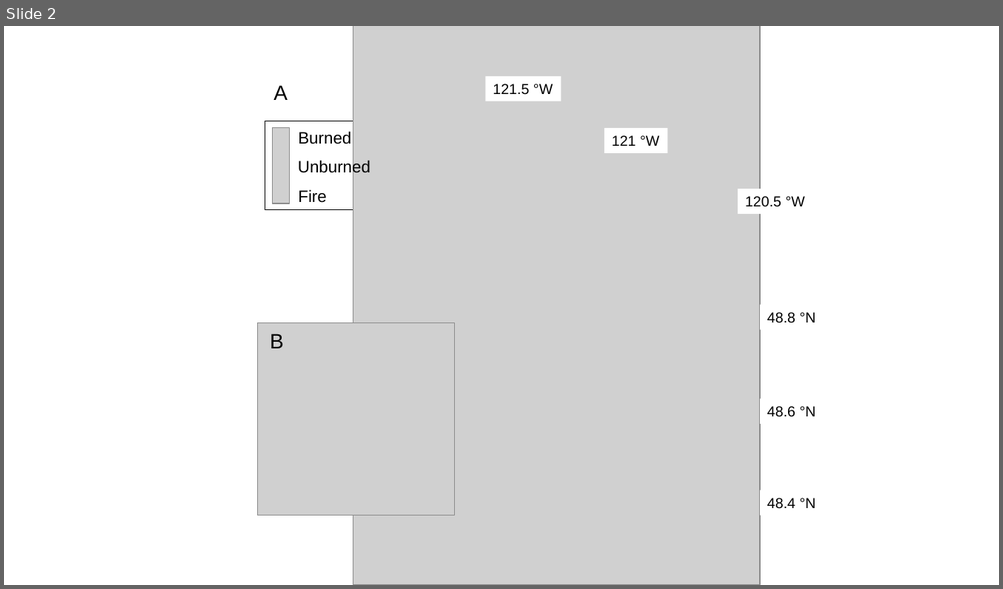
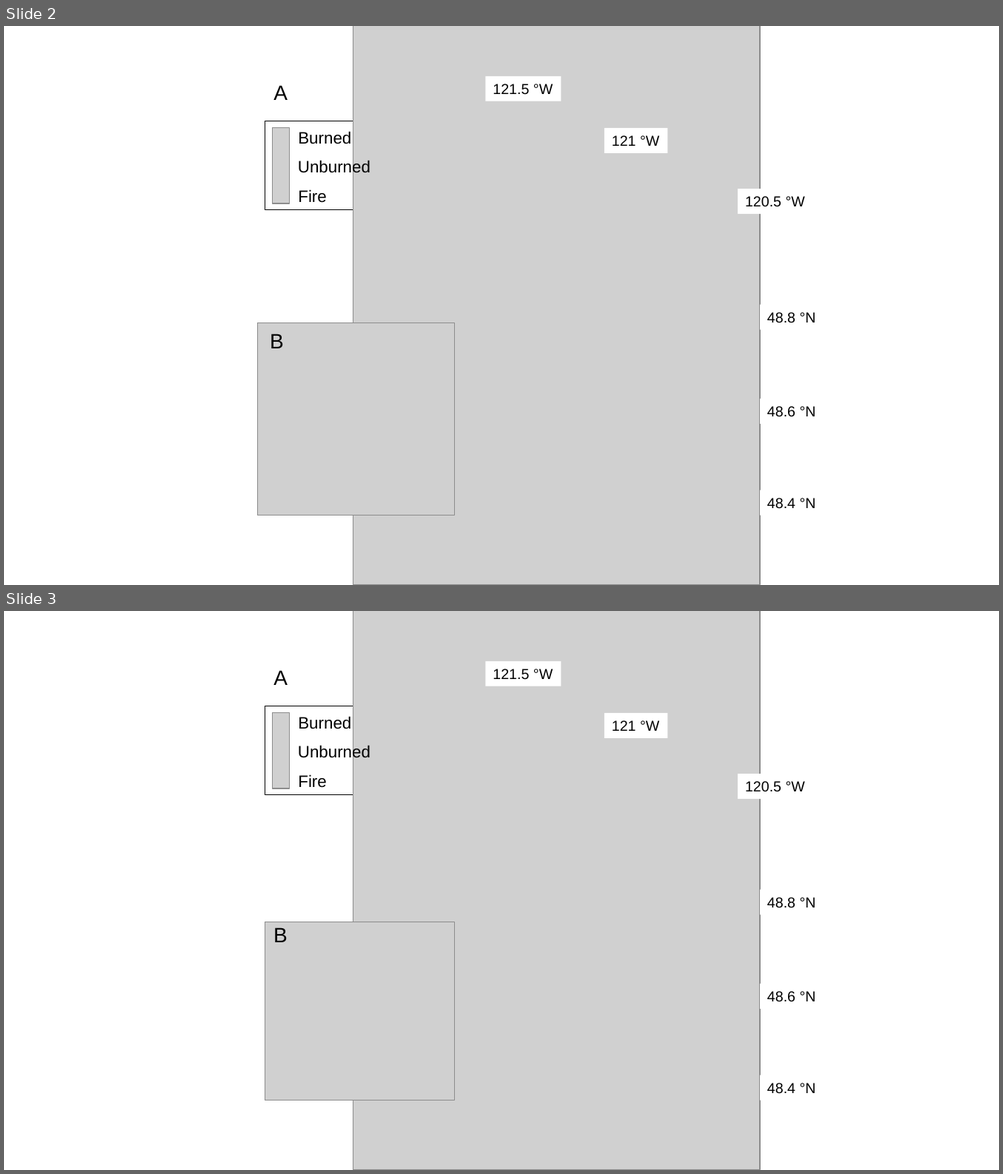
Before and after one commit to angert/rachel_noca, a slide deck: figures/Map.pptx. Shown one above the other, each under a label of ours: slide 2 before the commit, slides 2 and 3 after it. The pictures are 1003x589 and 1003x1174 pixels, drawn with LibreOffice and Linux fonts; fonts in the diff are those of the drawing; grey boxes stand for pictures. Boxes give left, top, right and bottom in pixels: in the first picture for what was removed or moved away, otherwise in the second. Text is boxed around its words. In the diff, an @@ line names an element or a change of style, - is before the commit and + after.

```diff
--- a/figures/Map.pptx
+++ b/figures/Map.pptx
@@ slide 3 added at [4,611,999,1170], background #FFFFFF @@
@@ picture added at [353,611,760,1170] @@
@@ text added at [273,670,287,685], 20 pt, text #000000 @@
+A
@@ rectangle added at [485,661,560,686], fill #FFFFFF, 14 pt, text #000000 @@
+121.5 °W
@@ rectangle added at [265,706,378,795], fill #FFFFFF, outline #000000 1 pt @@
@@ picture added at [273,713,290,789] @@
@@ text added at [298,716,351,729], 16 pt, text #000000 @@
+Burned
@@ rectangle added at [605,713,668,738], fill #FFFFFF, 14 pt, text #000000 @@
+121 °W
@@ text added at [298,745,370,762], 16 pt, text #000000 @@
+Unburned
@@ text added at [298,775,326,788], 16 pt, text #000000 @@
+Fire
@@ rectangle added at [737,774,813,799], fill #FFFFFF, 14 pt, text #000000 @@
+120.5 °W
@@ text added at [767,897,816,908], 14 pt, text #000000 @@
+48.8 °N
@@ picture added at [265,922,455,1101] @@
@@ text added at [273,928,287,943], 20 pt, text #000000 @@
+B
@@ text added at [767,991,816,1002], 14 pt, text #000000 @@
+48.6 °N
@@ text added at [767,1083,816,1094], 14 pt, text #000000 @@
+48.4 °N
```
Also in this commit, not shown: 2 other files.
